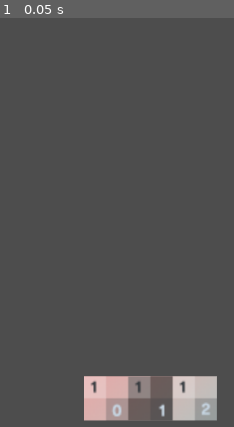
Above: before the commit, frame 1.
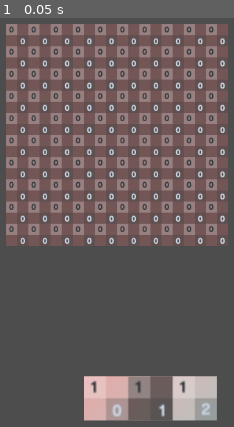
Above: after the commit, the same moment.

Repository: ScottGarryFoster/Game-PacmanInGodot
Game: Godot game, scene res://Scenes/LevelDesigner/LevelDesigner.tscn
The game is run twice, just before and just after one commit, with the same random seed, the same clock (stepped at 60 frames per second) and the same inputs.
Inputs:
- Up to frame 1 (0.05 s): no input

The runs differ from the first frame. In frame 1, 41% of the frame differs, in the area x 2-98%, y 1-56%.

Commit message:
Added Level Area to paste tiles

Diff:
--- /dev/null
+++ b/Pacman/Scenes/LevelDesigner/LevelArea/LevelArea.gd
@@ -0,0 +1,93 @@
+extends Node2D
+
+## Called upon a new tile selection
+## func OnSelectedNewTile(tilePosition: Vector2i):
+signal SelectedNewTile
+
+## Relative to the origin of the scene, where to begin placing tiles.
+@export var StartLocation : Vector2
+
+## The scale to set each tile.
+@export var ScaleForEachTile : Vector2
+
+## The size of each tile and therefore the amount to place them apart.
+@export var PixelSizeForEachTile : Vector2
+
+@export var GridSize : Vector2i
+
+## The scene to spawn tiles for.
+var DesignerTileScene = preload("res://Scenes/LevelDesigner/DesignerTile/DesignerTile.tscn")
+
+## The script to use when spawning tiles.
+var DesignerTileScript = preload("res://Scenes/LevelDesigner/DesignerTile/DesignerTile.gd")
+
+## Stores all tiles in the chooser.
+var SelectableTileCollection = []
+
+# Called when the node enters the scene tree for the first time.
+func _ready() -> void:
+	SpawnSelectableTiles()
+
+	pass # Replace with function body.
+
+
+# Called every frame. 'delta' is the elapsed time since the previous frame.
+func _process(delta: float) -> void:
+	pass
+
+## Spawns tiles for the chooser.
+func SpawnSelectableTiles():
+
+	if GridSize.x == 0:
+		GridSize.x = 5
+	if GridSize.y == 0:
+		GridSize.y = 5
+
+
+	var currentLocation = StartLocation
+	for y in range(GridSize.y):
+		for x in range(GridSize.x):
+			var currentTile = DesignerTileScene.instantiate()
+			SelectableTileCollection.append(currentTile)
+
+			# Move to correct position
+			currentTile.position = currentLocation;
+			currentLocation.x += PixelSizeForEachTile.x
+			currentTile.scale = ScaleForEachTile
+
+			# Setup the place the tile has in our world and the tile to paint
+			# If we have issues with this, ensure the startup for DesignerTile
+			# does not mess with the Shader or call SetTile.
+			currentTile.CurrentLocationInOuterWorld = Vector2i(x, y)
+			currentTile.SetTile(Vector2i(0, 0))
+
+			# Hook up the event upon selected
+			if currentTile.has_signal("TileSelected"):
+				currentTile.connect("TileSelected", Callable(self, "OnTileSelected"))
+
+			add_child(currentTile)
+
+			#print(str(currentLocation.x) + ", " + str(currentLocation.y))
+		# end for x
+		currentLocation.x = StartLocation.x
+		currentLocation.y += PixelSizeForEachTile.y
+	pass
+
+func OnTileSelected(contextToUs: Vector2i, shaderTile: Vector2i):
+	SelectedNewTile.emit(contextToUs)
+	pass
+
+func SetTile(tilePosition: Vector2i, shaderTile: Vector2i) -> bool:
+	if tilePosition.x < 0:
+		return false
+	if tilePosition.x > GridSize.x - 1:
+		return false
+
+	if tilePosition.y < 0:
+		return false
+	if tilePosition.y > GridSize.y - 1:
+		return false
+
+	var indexOfPosition : int = tilePosition.y * GridSize.x + tilePosition.x;
+	SelectableTileCollection[indexOfPosition].SetTile(shaderTile)
+	return true
--- /dev/null
+++ b/Pacman/Scenes/LevelDesigner/LevelArea/LevelArea.tscn
@@ -0,0 +1,6 @@
+[gd_scene load_steps=2 format=3 uid="uid://ct8n4rvvm2y46"]
+
+[ext_resource type="Script" path="res://Scenes/LevelDesigner/LevelArea/LevelArea.gd" id="1_ndkjc"]
+
+[node name="LevelArea" type="Node2D"]
+script = ExtResource("1_ndkjc")
--- a/Pacman/Scenes/LevelDesigner/LevelDesigner.gd
+++ b/Pacman/Scenes/LevelDesigner/LevelDesigner.gd
@@ -11,6 +11,11 @@
 			$TileChooser.connect("SelectedNewTile", Callable(self, "OnSelectedNewTile"))
 	else:
 		print("TileChooser did not have a SelectedNewTile signal. There is no call back.")
+
+	if $LevelArea.has_signal("SelectedNewTile"):
+			$LevelArea.connect("SelectedNewTile", Callable(self, "OnSelectedLevelArea"))
+	else:
+		print("LevelArea did not have a SelectedNewTile signal. There is no call back.")
 
 	# Setup Selected Tile
 	$SelectedTile.visible = false
@@ -28,6 +33,17 @@
 	SelectedTile = tilePosition
 	pass
 
+## Called when Level Area has been selected
+func OnSelectedLevelArea(tilePosition: Vector2i):
+	if SelectedTile.x == -1:
+		return
+	if SelectedTile.y == -1:
+		return
+
+	$LevelArea.SetTile(tilePosition, SelectedTile)
+
+	pass
+
 ## No longer required as sub scenes will be used, kept in this submit as it maybe used in next.
 func SetDesignerTile(tile: Node, location: Vector2i):
 	var DesignerTileScript = preload("res://Scenes/LevelDesigner/DesignerTile/DesignerTile.gd")
--- a/Pacman/Scenes/LevelDesigner/LevelDesigner.tscn
+++ b/Pacman/Scenes/LevelDesigner/LevelDesigner.tscn
@@ -1,8 +1,9 @@
-[gd_scene load_steps=4 format=3 uid="uid://c0htblkl6j3g3"]
+[gd_scene load_steps=5 format=3 uid="uid://c0htblkl6j3g3"]
 
 [ext_resource type="Script" path="res://Scenes/LevelDesigner/LevelDesigner.gd" id="1_t8b3w"]
 [ext_resource type="PackedScene" uid="uid://c14dwipf8nxvv" path="res://Scenes/LevelDesigner/DesignerTile/DesignerTile.tscn" id="1_xgma8"]
 [ext_resource type="PackedScene" uid="uid://dqw5silrbnc5l" path="res://Scenes/LevelDesigner/TileChooser/TileChooser.tscn" id="3_dq5rf"]
+[ext_resource type="PackedScene" uid="uid://ct8n4rvvm2y46" path="res://Scenes/LevelDesigner/LevelArea/LevelArea.tscn" id="4_yfl3j"]
 
 [node name="LevelDesigner" type="Node"]
 script = ExtResource("1_t8b3w")
@@ -13,3 +14,9 @@
 
 [node name="TileChooser" parent="." instance=ExtResource("3_dq5rf")]
 position = Vector2(144, 540)
+
+[node name="LevelArea" parent="." instance=ExtResource("4_yfl3j")]
+position = Vector2(32, 32)
+ScaleForEachTile = Vector2(0.1, 0.1)
+PixelSizeForEachTile = Vector2(32, 32)
+GridSize = Vector2i(10, 10)
